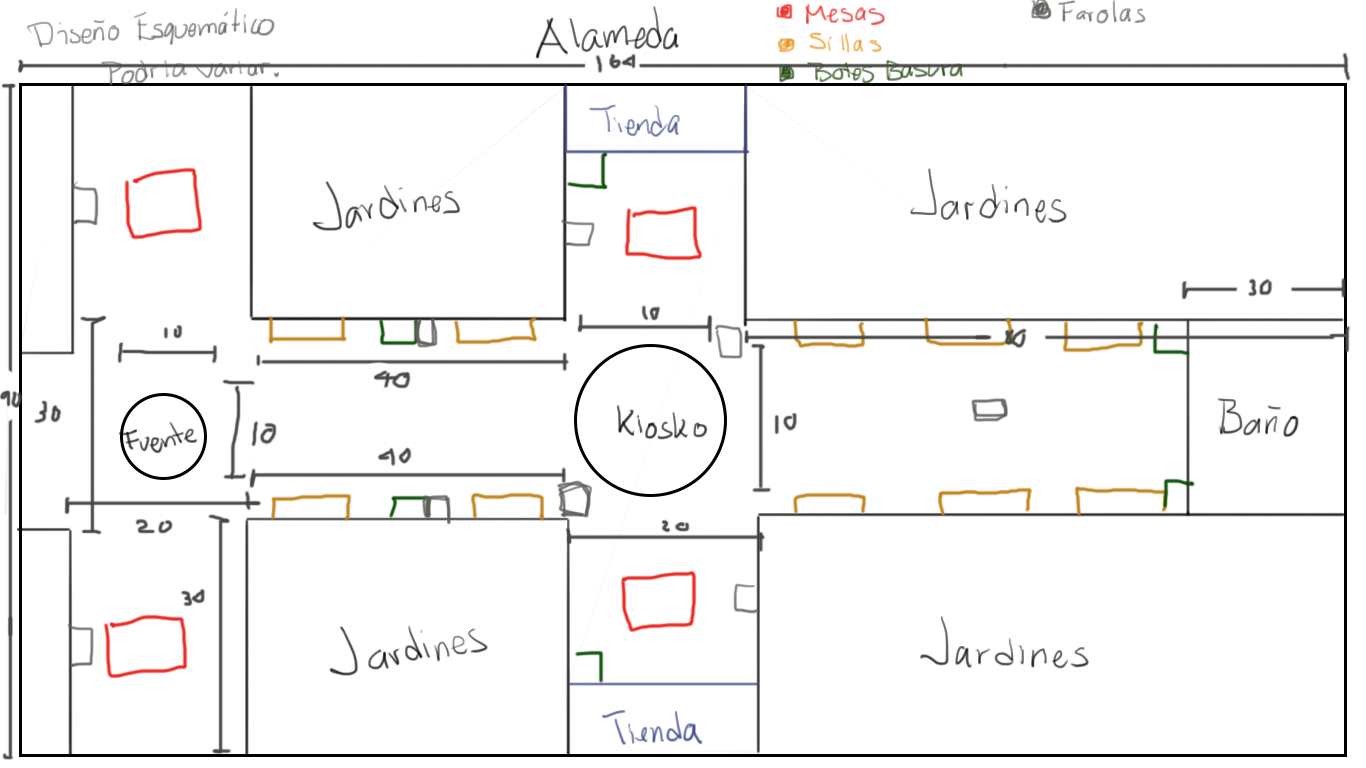
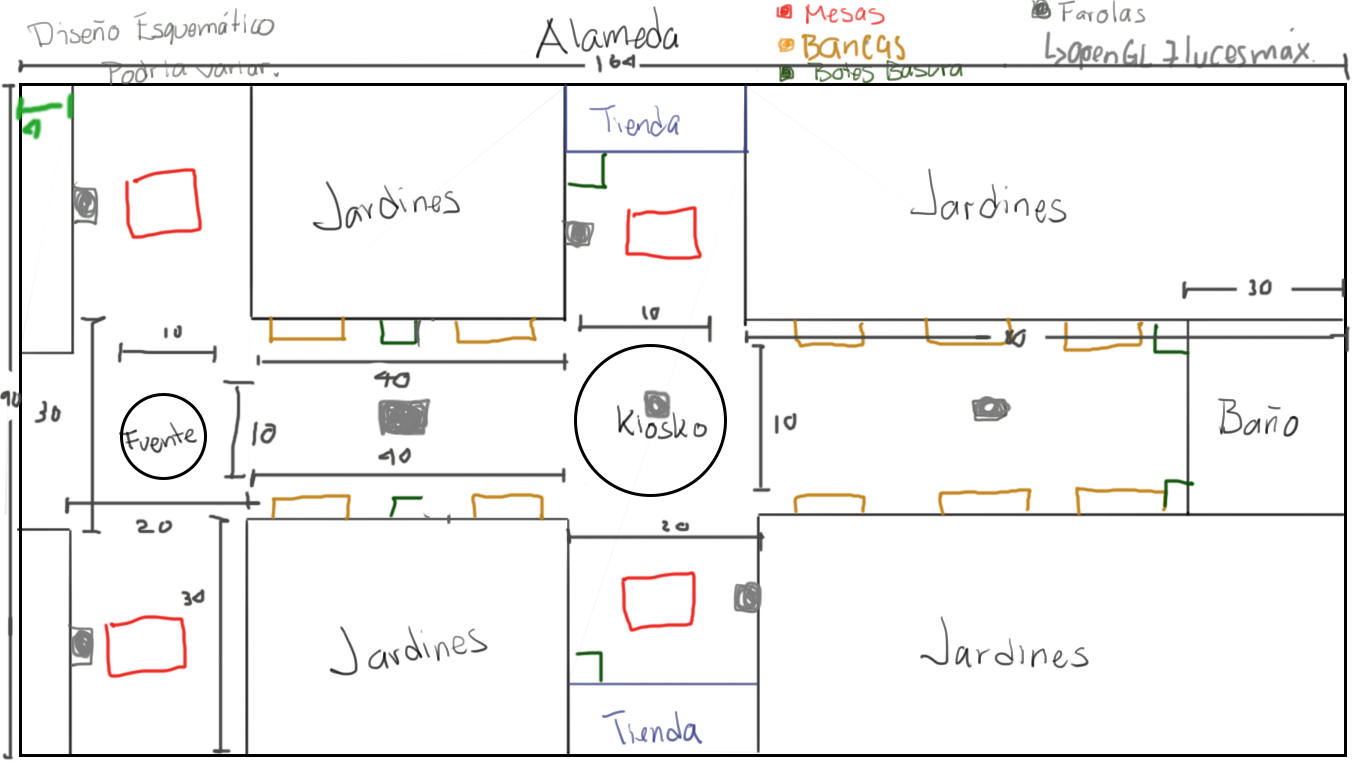
Comparing the layer stacks of the two 1366 x 768 images. Changes:
painted on "Tamano" over [14, 91, 76, 142]
painted on "Colores" over [70, 24, 1316, 660]
